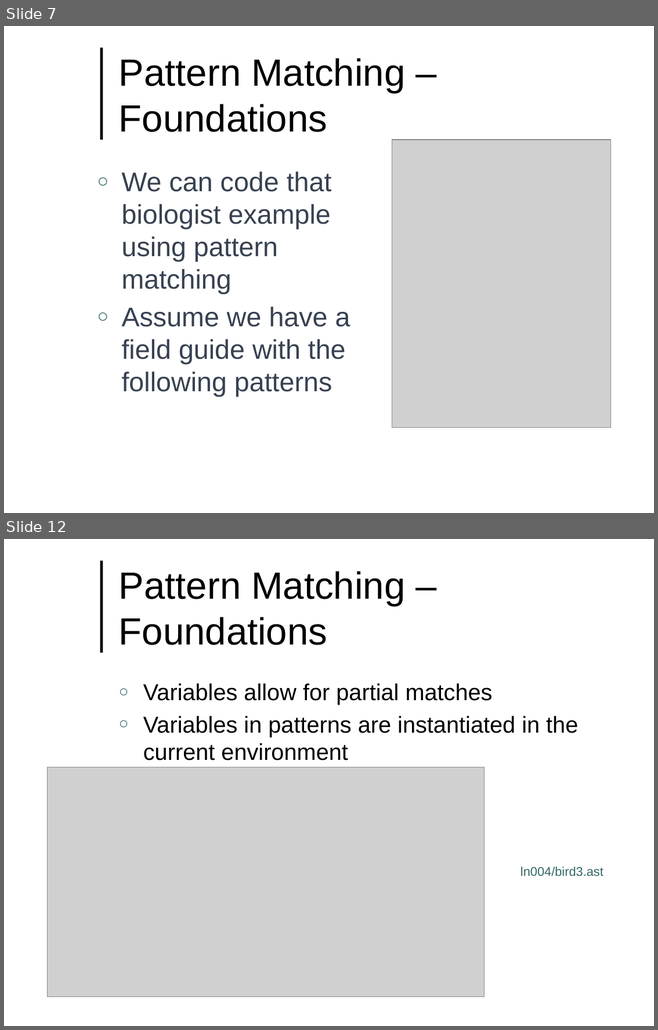
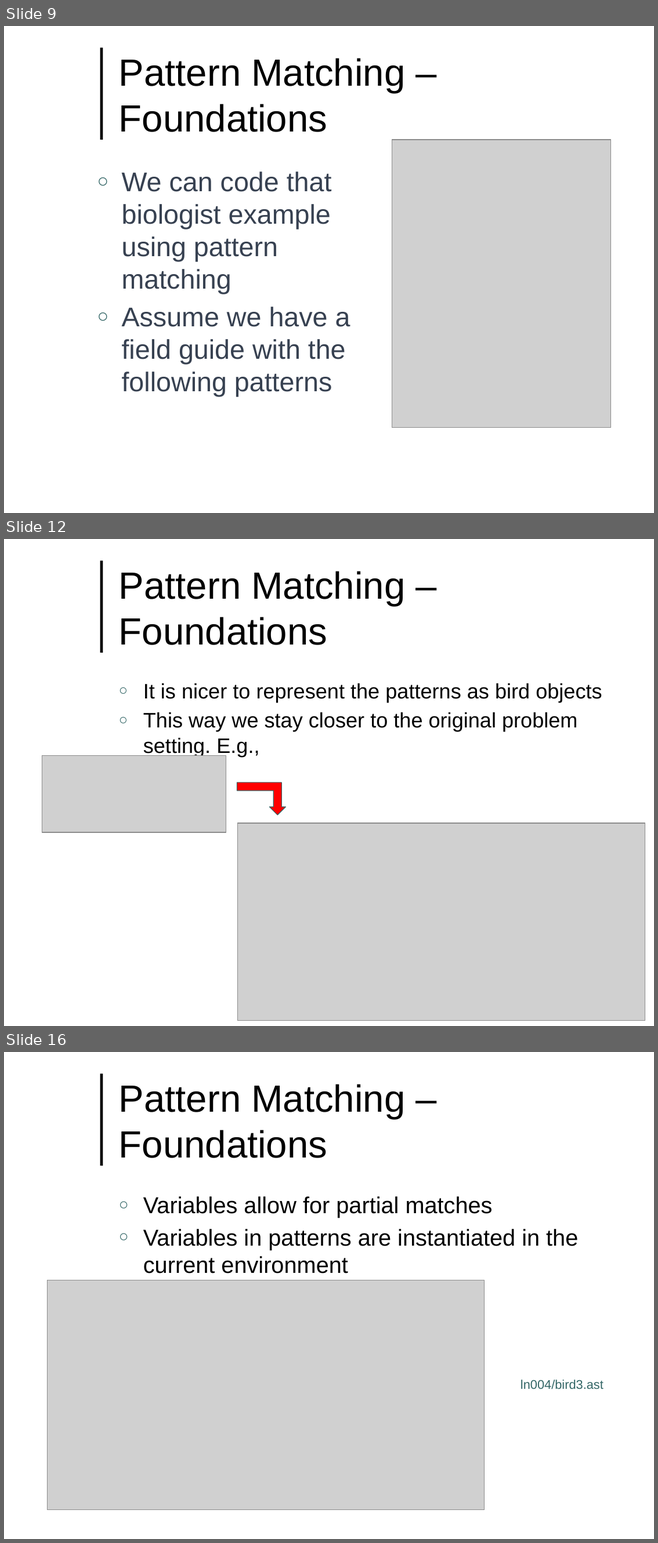
Before and after one commit to lutzhamel/CSC493, a slide deck: notes/csc493-ln004.pptx. Shown one above the other, each under a label of ours: slides 7 and 12 before the commit, slides 9, 12 and 16 after it; the slides between them are not shown. The pictures are 658x1030 and 658x1543 pixels, drawn with LibreOffice and Linux fonts; fonts in the diff are those of the drawing; grey boxes stand for pictures; background and template pictures are left out. Boxes give left, top, right and bottom in pixels: in the first picture for what was removed or moved away, otherwise in the second. Text is boxed around its words. In the diff, an @@ line names an element or a change of style, - is before the commit and + after.

```diff
--- a/notes/csc493-ln004.pptx
+++ b/notes/csc493-ln004.pptx
@@ slide 12 added at bbox=[4, 539, 654, 1026], background #FFFFFF; not listed: 1 template element that a slide beside it also shows @@
@@ title added at bbox=[119, 571, 405, 645], 42 pt, text #000000 @@
+Pattern Matching – Foundations
@@ text added at bbox=[143, 683, 601, 756], 23.2 pt, text #000000 @@
+○ It is nicer to represent the patterns as bird objects
+○ This way we stay closer to the original problem setting. E.g.,
@@ picture added at bbox=[42, 755, 226, 832] @@
@@ bent up arrow added at bbox=[237, 783, 285, 815], fill #FF0000, outline #336666 0.75 pt @@
@@ picture added at bbox=[238, 824, 645, 1021] @@
@@ what was slide 7 is now slide 9 @@
@@ what was slide 12 is now slide 16 @@
```
Also in this commit, not shown: 7 slides changed, 3 other slides added, 5 other files.
